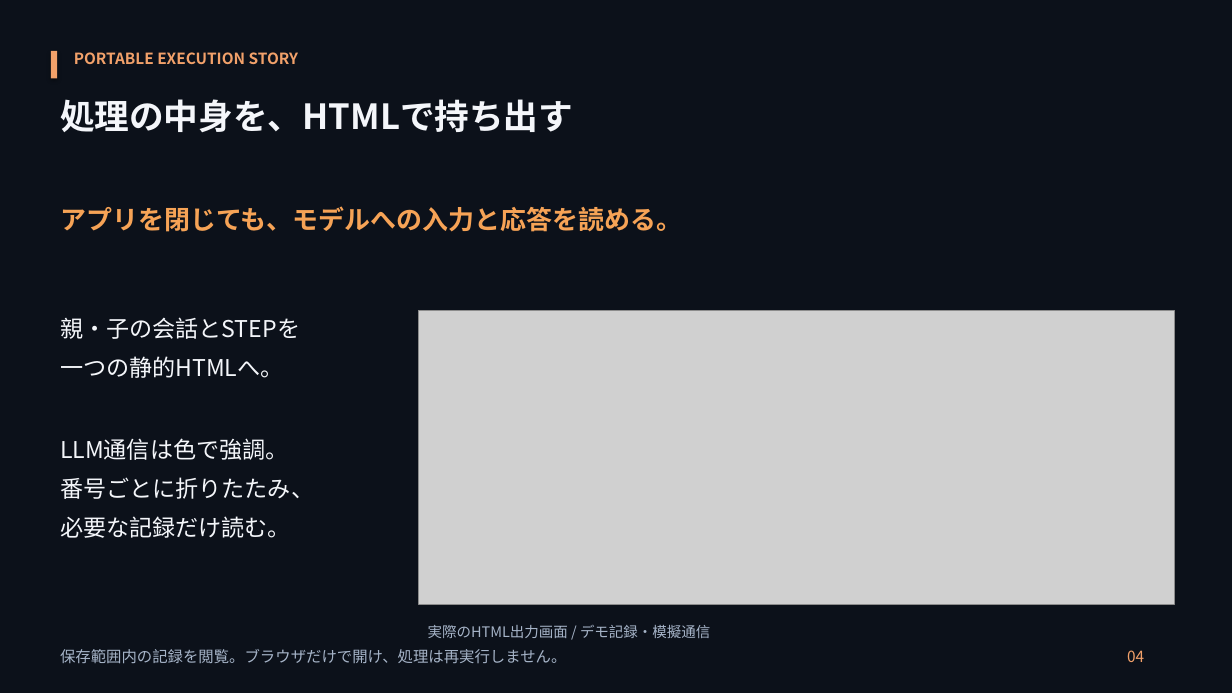
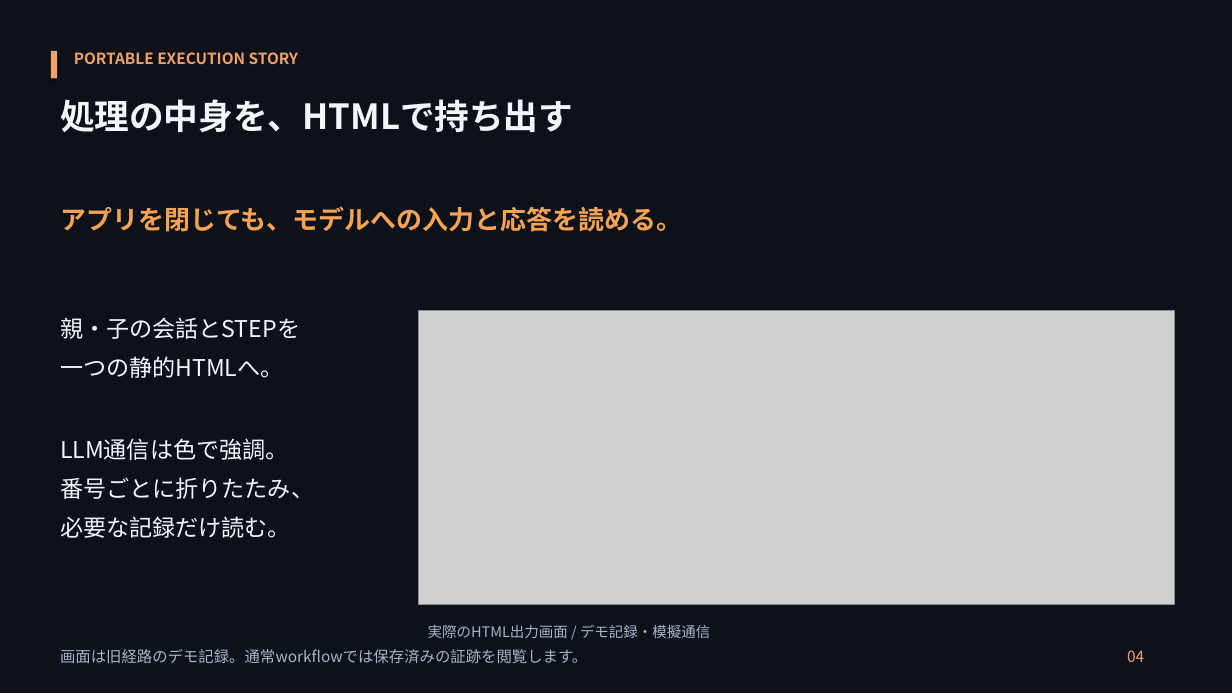
Before and after one commit to hiroto-k0306/Xharness, a slide deck: slide 4 of docs/presentations/20261008/XHarness-introduction-final.pptx. Drawn at 1232x693 pixels with LibreOffice and Linux fonts; fonts in the diff are those of the drawing; grey boxes stand for pictures. Boxes give left, top, right and bottom in pixels: in the first picture for what was removed or moved away, otherwise in the second. Text is boxed around its words. In the diff, an @@ line names an element or a change of style, - is before the commit and + after.

```diff
--- a/docs/presentations/20261008/XHarness-introduction-final.pptx
+++ b/docs/presentations/20261008/XHarness-introduction-final.pptx
@@ text at bbox=[60, 649, 587, 664]: text changed @@
-保存範囲内の記録を閲覧。ブラウザだけで開け、処理は再実行しません。
+画面は旧経路のデモ記録。通常workflowでは保存済みの証跡を閲覧します。
```
Also in this commit, not shown: 6 other slides changed, 3 other files.
